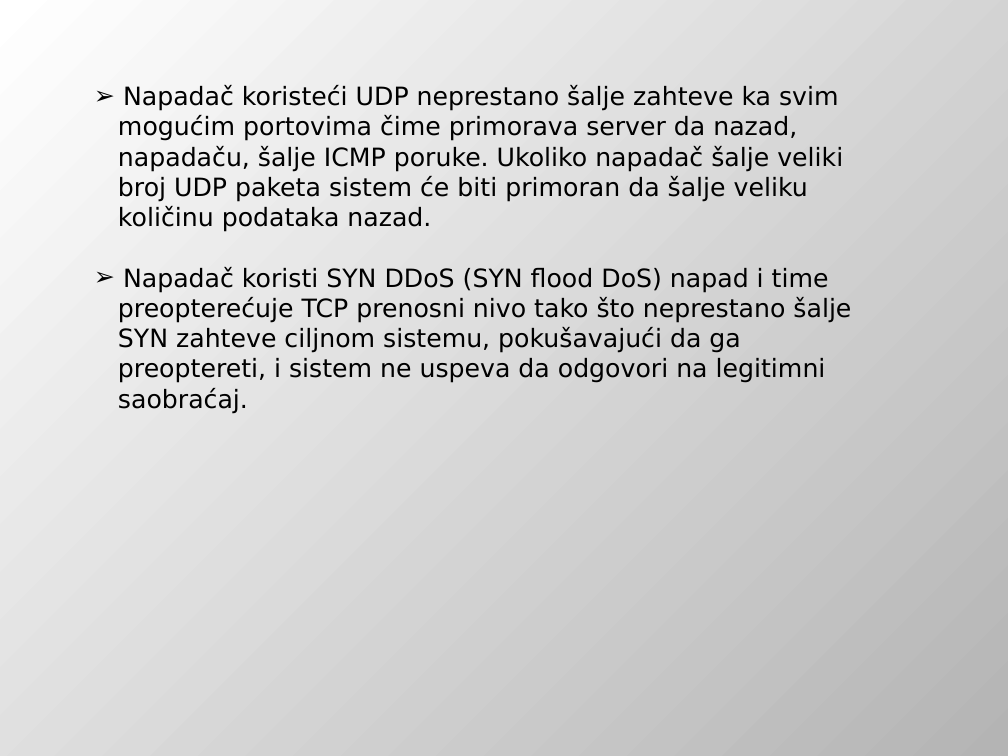
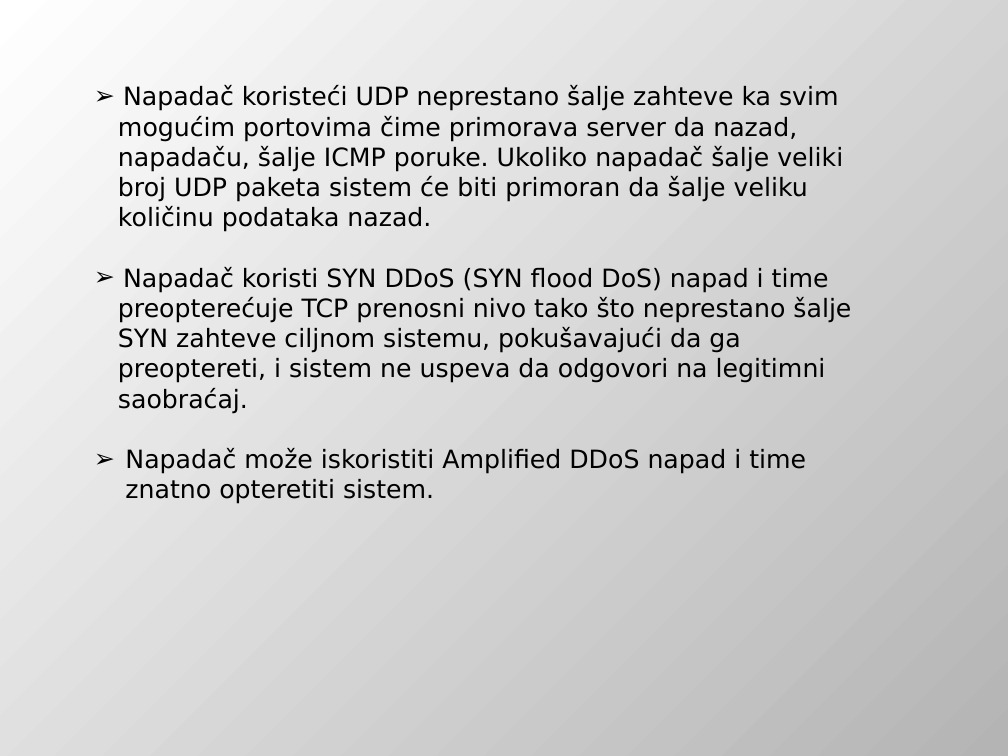
Before and after one commit to DejanUrosevic/XML-Projekat, a slide deck: slide 49 of Model Pretnji.pptx. Drawn at 1008x756 pixels with LibreOffice and Linux fonts; fonts in the diff are those of the drawing. Boxes give left, top, right and bottom in pixels: in the first picture for what was removed or moved away, otherwise in the second. Text is boxed around its words. In the diff, an @@ line names an element or a change of style, - is before the commit and + after.

Commit message:
Napisan dokupenat za OWASP prvu i drugu stavku. Proširena prezentacija sa jednom stavkom vezanu za DoS napade.

```diff
--- a/Model Pretnji.pptx
+++ b/Model Pretnji.pptx
@@ text at [125, 448, 806, 504]: paragraph added @@
+➢ Napadač može iskoristiti Amplified DDoS napad i time znatno opteretiti sistem.
```
Also in this commit, not shown: 5 other files.
